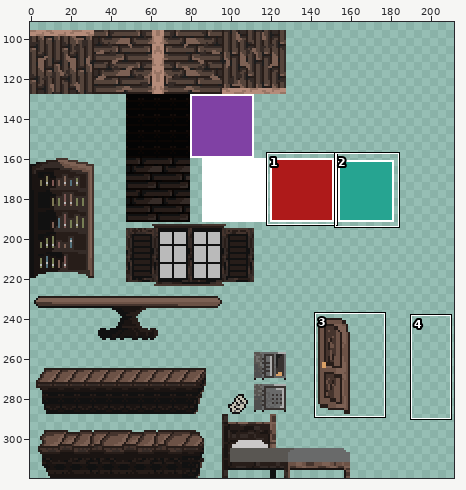
Edited in one commit: sprite sheet (assets/Tiled/super_mario.png). Above: a wide view before the commit, with the close-up outlined.
Close-up. Before the edit:
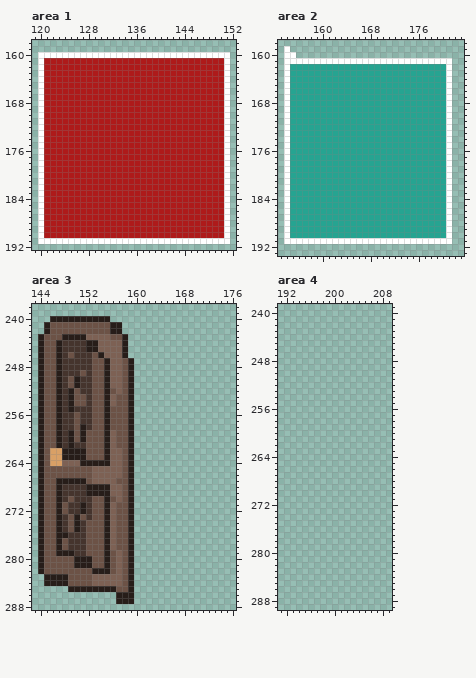
The file is 320x320 pixels. Colours within 5 levels of each other are drawn and written as one. Shown: area 1: x 119..152, y 158..192; area 2: x 153..183, y 158..193; area 3: x 143..176, y 238..288; area 4: x 191..209, y 239..289. The wide view leaves out empty margins. The commit also changed other parts of the picture, which this record leaves out.
The same view after the edit:
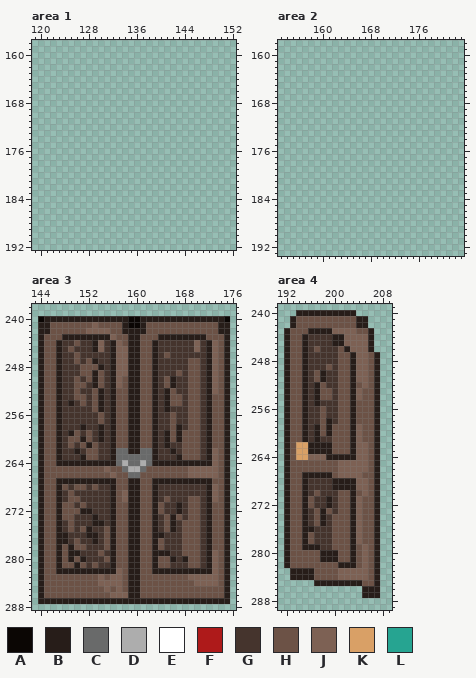
Palette (. is transparent): A #0b0604  B #271d19  C #696a6a  D #adadad  E #ffffff  F #ae1a1a  G #45342d  H #6c5246  J #7d6154  K #d9a066  L #26a491
What changed:
Area 1:
y 160: x 120..151 EEEEEEEEEEEEEEEEEEEEEEEEEEEEEEEE -> ................................
y 161..190: x 120..151 EFFFFFFFFFFFFFFFFFFFFFFFFFFFFFFE -> ................................
y 191: x 120..151 EEEEEEEEEEEEEEEEEEEEEEEEEEEEEEEE -> ................................
Area 2:
y 159: x 154 E -> .
y 160: x 154..155 EE -> ..
y 161: x 154..181 EEEEEEEEEEEEEEEEEEEEEEEEEEEE -> ............................
y 162..190: x 154..181 ELLLLLLLLLLLLLLLLLLLLLLLLLLE -> ............................
y 191: x 154..181 EEEEEEEEEEEEEEEEEEEEEEEEEEEE -> ............................
Area 3:
y 240: x 144..145 .. -> AB; x 156..175 .................... -> BBBAABBBBBBBBBBBBBBA
y 241: x 144 . -> B; x 153 H -> J; x 156..175 BB.................. -> HHBAABHHHHHHHHHHHHBB
y 242: x 144 . -> B; x 152..175 HHHHBB.................. -> JJJJHHBBBBHHHHHHHHHHHHBB
y 243: x 152..156 JJJJH -> BBBBJ; x 158..175 B................. -> HBBHHHBBBBBBBBHHHB
y 244: x 150 G -> H; x 152 B -> G; x 155..156 JJ -> GB; x 158..175 B................. -> HBBHHBGGGGGGJGBJHB
y 245: x 149 G -> H; x 152 B -> G; x 155..156 JJ -> GB; x 158..175 B................. -> JBBHHBGGGGGGJGBJHB
y 246: x 149..150 HG -> GH; x 153..156 HBJJ -> GGGB; x 158..175 B................. -> JBBHHBGHGGGGGGBJHB
y 247: x 150 G -> H; x 152..156 GHHBJ -> HBGGB; x 158 H -> J; x 160..175 ................ -> BHHBGGGGGHHGBJHB
y 248: x 151..152 GG -> HH; x 154..156 HBJ -> BGB; x 158 H -> J; x 160..175 ................ -> BHHBGGGGGHHGBJHB
y 249: x 152..153 GH -> HB; x 155..156 BJ -> GB; x 158 H -> J; x 160..175 ................ -> BHHBGGGHGHHGBJHB
y 250: x 149..150 HB -> GH; x 152..153 GH -> HB; x 155..156 BJ -> GB; x 160..175 ................ -> BHHBGHBGGHHGBJHB
y 251: x 149..151 HBG -> GHH; x 153 H -> B; x 155..156 BJ -> GB; x 160..175 ................ -> BHHBGHBGGHHGBJHB
y 252: x 149 B -> G; x 154..157 HBHJ -> BGBH; x 160..175 ................ -> BHHBGBHGGHHGBJHB
y 253: x 149 B -> G; x 154..156 HBJ -> BGB; x 160..175 ................ -> BHHBGBHHGHHGBHHB
y 254: x 150 H -> G; x 154..156 HBJ -> BGB; x 160..175 ................ -> BHHBGBHHGHHGBHHB
y 255: x 149 B -> G; x 154..156 HBH -> BGB; x 160..175 ................ -> BHHBGBGGGHHGBHHB
y 256..257: x 150 H -> G; x 153 H -> G; x 155..156 BH -> GB; x 160..175 ................ -> BHHBGGHGGHHGBHHB
y 258: x 150 H -> G; x 153..156 HHBH -> GBGB; x 160..175 ................ -> BHHBGGHBGHHGBHHB
y 259: x 151 B -> G; x 153..156 HHBJ -> GBGB; x 160..175 ................ -> BHHBGBHBHHHGBHHB
y 260: x 149 B -> H; x 153..156 HHBJ -> GBGB; x 160..175 ................ -> BHHBGBHBHHHGBHHB
y 261: x 149 B -> H; x 151..152 GH -> HB; x 154..156 HBJ -> GGB; x 160..175 ................ -> BHHBGBGGHHHGBHHB
y 262: x 146..149 KKBB -> HBGG; x 151 B -> G; x 154..158 HBJJH -> GGBCC; x 160..175 ................ -> BCCBGGBGHHHGBJHB
y 263: x 146..150 KKBBB -> HBGGG; x 154..175 HBJJHB................ -> GGBCCCCCCBGGGBHHHGBJHB
y 264: x 146..150 KKJJJ -> HBBBB; x 156..175 JJHB................ -> BCDCCDCBBBBBBBBBBJHB
y 265: x 153..154 JJ -> HH; x 156..175 JJHB................ -> HHCDDCHHHHHHHJJJJJHB
y 266: x 153..155 JJJ -> HHH; x 157 J -> H; x 159..175 B................ -> CCHHHHHHHHJJJJJHB
y 267: x 152..156 HJJJJ -> BBBBB; x 160..175 ................ -> BHHBBBBBBBBBBHHB
y 268: x 148 G -> H; x 150..157 GGBBBBJJ -> HHGHGGBH; x 160..175 ................ -> BHHBGGGGGGGGBJHB
y 269: x 149 G -> H; x 152..158 BBBBJJH -> GGGGBHJ; x 160..175 ................ -> BHHBGGGGGGGGBJHB
y 270: x 150 G -> H; x 153..158 HHBHJH -> GGGBHJ; x 160..175 ................ -> BHHBGHGGGHHGBJHB
y 271: x 149 G -> H; x 151 B -> H; x 153..156 HHBJ -> GGGB; x 160..175 ................ -> BHHBHGGBGHHGBHHB
y 272: x 149..150 GG -> HH; x 152..156 GHHBJ -> BGGGB; x 160..175 ................ -> BHHBHGGBGHHGBHHB
y 273: x 148 G -> H; x 150..151 BH -> GG; x 153..156 HHBJ -> BGGB; x 160..175 ................ -> BHHBGHBHGHHGBHHB
y 274: x 150 B -> G; x 152..156 HHHBJ -> GBBGB; x 160..175 ................ -> BHHBGHBGHHHGBHHB
y 275: x 150..156 BGHHHBJ -> GHBGGHB; x 160..175 ................ -> BHHBGHBGHHHGBHHB
y 276: x 152..156 HHHBJ -> BBGHB; x 160..175 ................ -> BHHBBGGGHHHGBHHB
y 277: x 148 H -> B; x 150 G -> H; x 152..156 HHHBJ -> GBGHB; x 160..175 ................ -> BHHBHGGGHHHGBHHB
y 278: x 149..156 GGGHHHBJ -> BHHGGGHB; x 160..175 ................ -> BHHBHGGGHHHGBHHB
y 279: x 148 B -> H; x 150 G -> B; x 152..153 HH -> GG; x 155..157 BHJ -> GBH; x 160..175 ................ -> BHHBBBGGHHHGBJHB
y 280: x 147 H -> B; x 149..150 HB -> BH; x 152..157 BHHBHJ -> GGGHBH; x 160..175 ................ -> BHHBHHBGBHHGBJHB
y 281: x 147 H -> B; x 151..152 BB -> HG; x 154..157 HBHJ -> GGBH; x 160..175 ................ -> BHHBHHGGGHHGBJHB
y 282: x 147..152 HHHHHH -> BBBBBB; x 156 H -> B; x 160..175 ................ -> BHHBBBBBBBBBBJHB
y 283: x 144..148 .BBBB -> BHHHH; x 153 J -> H; x 155 J -> H; x 160..175 ................ -> BHHHHHHHHJJJJJHB
y 284: x 144..148 .BBBB -> BHHHH; x 153 J -> H; x 160..175 ................ -> BHHHHHHHHHJJJJHB
y 285: x 144..157 .....BBBBBBBBH -> BHHHHHHHHHHJHJ; x 160..175 ................ -> BHHHHHHHHHHHHHHB
y 286: x 144..158 .............BB -> BHHHHHHHHHHHJJJ; x 160..175 ................ -> BHHHHHHHHHHHHHHB
y 287: x 144..156 ............. -> BBBBBBBBBBBBB; x 160..175 ................ -> BBBBBBBBBBBBBBBB
Area 4:
y 240: x 194..203 .......... -> BBBBBBBBBB
y 241..242: x 193..205 ............. -> BHHHHHHHHHHBB
y 243: x 192..206 ............... -> BHHHBBBBJJJJHHB
y 244..245: x 192..206 ............... -> BHHBGGGGBBJJJJB
y 246: x 192..206 ............... -> BHHBGHGGGHBJJJB
y 247..248: x 192..207 ................ -> BHHBGGGGGHHBJJHB
y 249: x 192..207 ................ -> BHHBGGGHGHHBJJHB
y 250..251: x 192..207 ................ -> BHHBGHBGGHHBJJHB
y 252: x 192..207 ................ -> BHHBGBHGGHHBHJHB
y 253..254: x 192..207 ................ -> BHHBGBHHGHHBJHHB
y 255: x 192..207 ................ -> BHHBGBGGGHHBHHHB
y 256..257: x 192..207 ................ -> BHHBGGHGGHHBHHHB
y 258: x 192..207 ................ -> BHHBGGHBGHHBHHHB
y 259..260: x 192..207 ................ -> BHHBGBHBHHHBJHHB
y 261: x 192..207 ................ -> BHHBGBGGHHHBJHHB
y 262..263: x 192..207 ................ -> BHKKBBBBHHHBJJHB
y 264: x 192..207 ................ -> BHKKJJJBBBBBJJHB
y 265..266: x 192..207 ................ -> BHHHHHHHHJJJJJHB
y 267: x 192..207 ................ -> BHHBBBBBHJJJJHHB
y 268..269: x 192..207 ................ -> BHHBGGGGBBBBJJHB
y 270: x 192..207 ................ -> BHHBGHGGGHHBHJHB
y 271..272: x 192..207 ................ -> BHHBHGGBGHHBJHHB
y 273: x 192..207 ................ -> BHHBGHBHGHHBJHHB
y 274..275: x 192..207 ................ -> BHHBGHBGHHHBJHHB
y 276: x 192..207 ................ -> BHHBBGGGHHHBJHHB
y 277..278: x 192..207 ................ -> BHHBHGGGHHHBJHHB
y 279: x 192..207 ................ -> BHHBBBGGHHHBHJHB
y 280..281: x 192..207 ................ -> BHHHHHBBBHHBHJHB
y 282: x 192..207 ................ -> BHHHHHHHHBBBHJHB
y 283..284: x 193..207 ............... -> BBBBHHHHJJJJJHB
y 285: x 197..207 ........... -> BBBBBBBBHHB
y 286..287: x 205..207 ... -> BBB
Pixel boxes of the changes (left, top, right, bottom) in both close-ups:
erased: (38, 52, 230, 244)
erased: (284, 46, 452, 244)
changed: (38, 316, 230, 604)
added: (284, 310, 380, 598)
